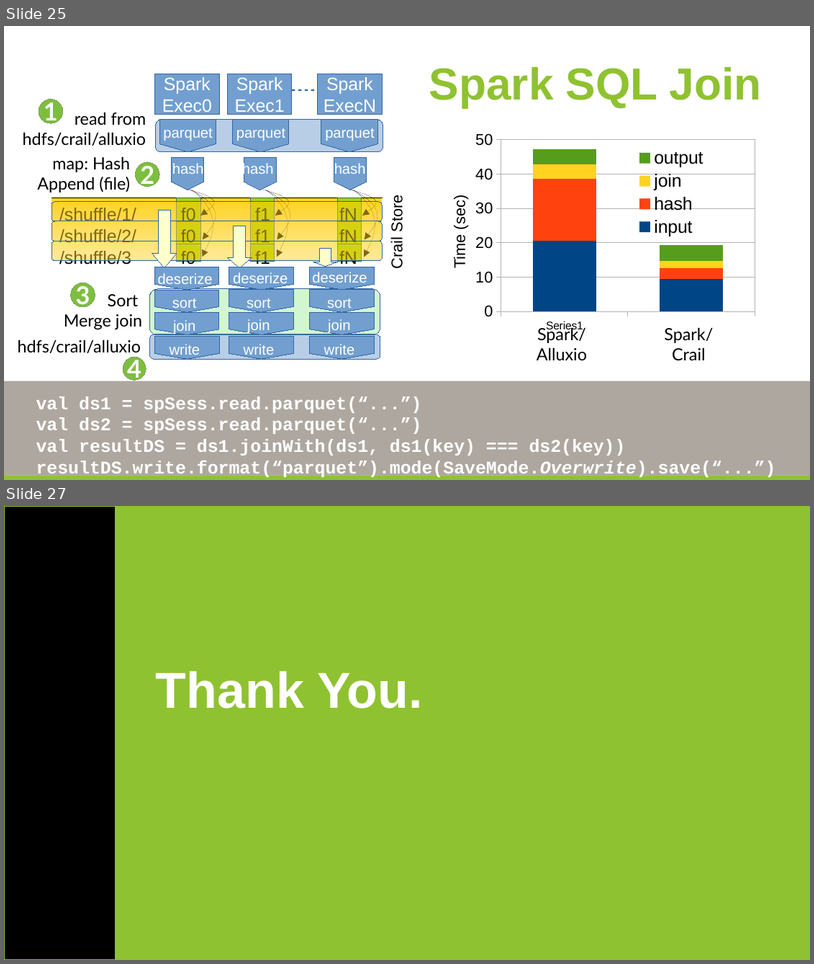
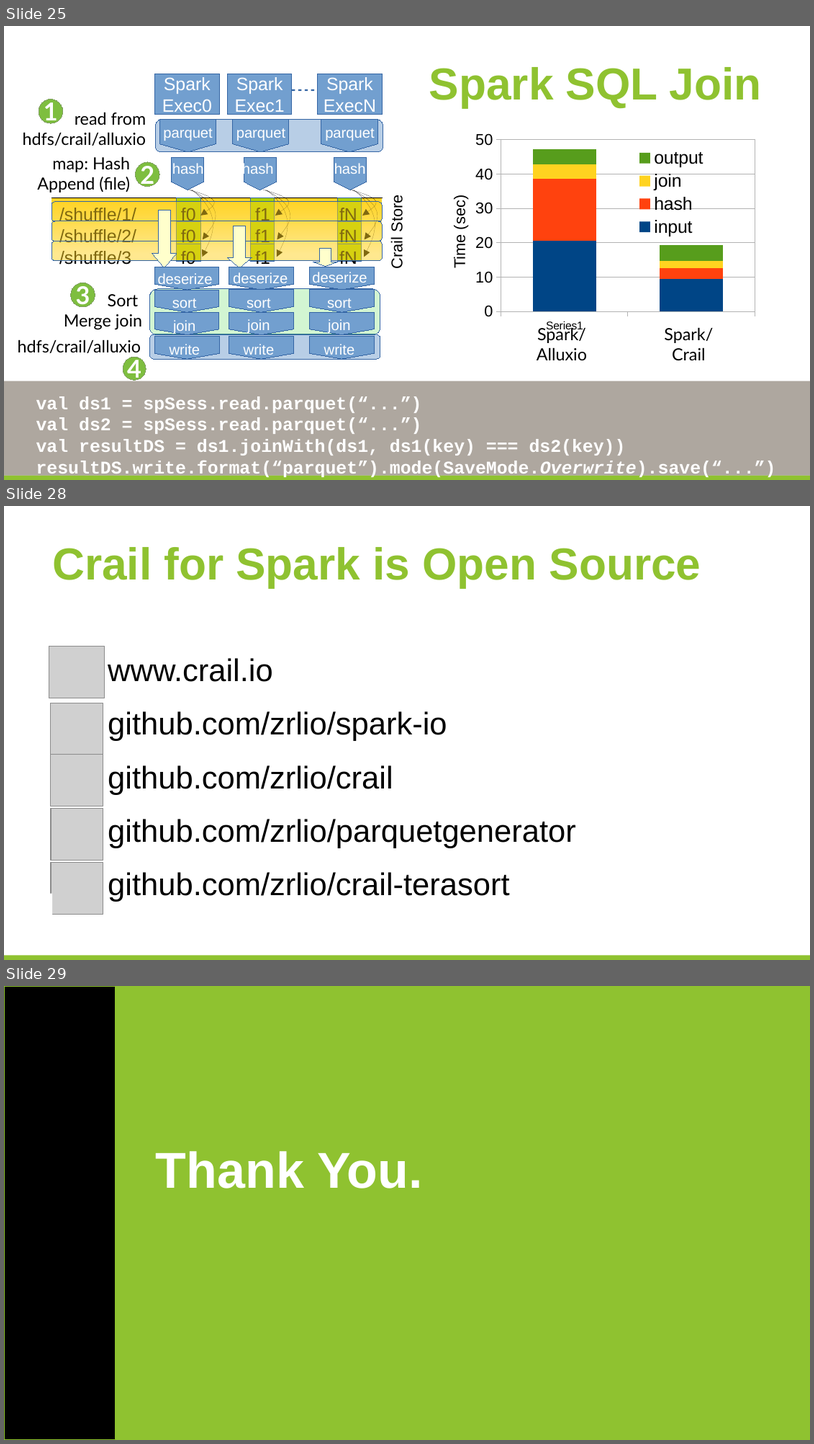
Before and after one commit to huangyibo/spark-summit-17, a slide deck: crail-spark-summit.odp. Shown one above the other, each under a label of ours: slides 25 and 27 before the commit, slides 25, 28 and 29 after it; the slides between them are not shown. The pictures are 814x964 and 814x1444 pixels, drawn with LibreOffice and Linux fonts; fonts in the diff are those of the drawing; grey boxes stand for pictures; background and template pictures are left out. Boxes give left, top, right and bottom in pixels: in the first picture for what was removed or moved away, otherwise in the second. Text is boxed around its words. In the diff, an @@ line names an element or a change of style, - is before the commit and + after.

```diff
--- a/crail-spark-summit.odp
+++ b/crail-spark-summit.odp
@@ slide 28 added at (x1=4, y1=506, x2=810, y2=960), background #FFFFFF; not listed: 1 template element that a slide beside it also shows @@
@@ title added at (x1=52, y1=547, x2=702, y2=587), 40 pt, text #8FC230, bold @@
+Crail for Spark is Open Source
@@ picture added at (x1=49, y1=646, x2=105, y2=699) @@
@@ text added at (x1=108, y1=658, x2=576, y2=901), 28 pt, text #000000 @@
+● www.crail.io
+● github.com/zrlio/spark-io
+● github.com/zrlio/crail
+● github.com/zrlio/parquetgenerator
+● github.com/zrlio/crail-terasort
@@ picture added at (x1=51, y1=703, x2=103, y2=756) @@
@@ picture added at (x1=51, y1=754, x2=103, y2=807) @@
@@ picture added at (x1=51, y1=808, x2=103, y2=861) @@
@@ picture added at (x1=51, y1=862, x2=103, y2=914) @@
@@ rectangle added at (x1=12, y1=893, x2=52, y2=950), fill #FFFFFF @@
@@ what was slide 27 is now slide 29 @@
```
Also in this commit, not shown: 5 slides changed, 1 other slide added, 1 other file.
